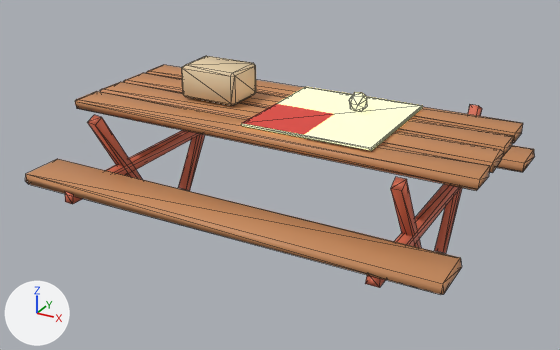
What one commit did to the glTF model public/models/lod2/picnic_table.glb.
Camera for both pictures: a 50 mm lens placed at (2.1, -3.93, 2.34), pointed at (-0.03, -0.07, 0.41). The axes (+X, +Y, +Z) are drawn at lower left. The lights are the same throughout. The picture after the commit comes second. Mesh edges are drawn as thin lines. Where no turn or scale is listed for an object, it has been applied to the vertices. Vertices at exactly the same position are counted once.

Before the edit, the objects in view are built like this:
```python
me_picnic_table_003 = bpy.data.meshes.new('picnic_table.003')
me_picnic_table_003.from_pydata(...)  # 196 vertices, 332 faces; spans x -1.3..1.3, y -0.95..0.95, z -0.53..0.53
me_picnic_table_003.materials.append(mat_toy)
ob_picnic_table = bpy.data.objects.new('picnic_table', me_picnic_table_003)
ob_picnic_table.location = (0.0, 0.0, 0.512)
```
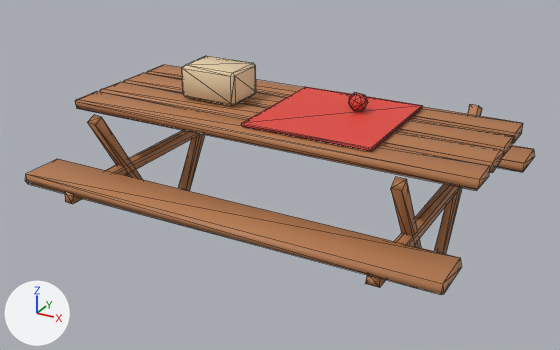
Where the change shows, as pixel boxes [x1, y1, x2, y2] in the pictures (560 x 350 px; the box of a moved part takes in the faces that stretch with it):
part 1 of me_picnic_table_003, moved or reshaped: before [349, 92, 367, 111]; after [348, 93, 368, 111]
part 2 of me_picnic_table_003, surface changed: [25, 64, 535, 294] in both

Diff of the bpy script that builds the scene:
```diff
--- a/public/models/lod2/picnic_table.glb.py
+++ b/public/models/lod2/picnic_table.glb.py
@@ me_picnic_table_003 @@
 me_picnic_table_003.from_pydata(...)  # 196 vertices, 332 faces; spans x -1.3..1.3, y -0.95..0.95, z -0.53..0.53
 # used by ob_picnic_table; location = (0.0, 0.0, 0.512)
+# me_picnic_table_003 part 1
+# 7 vertices are removed from x 0.34..0.45, y 0.04..0.12, z 0.33..0.44
+# 32 faces are deleted
+# 3 vertices move from x 0.36..0.44, y 0.04..0.08, z 0.35..0.43 to x 0.38..0.44, y 0.06..0.09, z 0.33..0.43
+# 9 vertices are added at x 0.34..0.46, y 0.04..0.14, z 0.33..0.44
+# 36 new faces join them
+# me_picnic_table_003 part 2: 290 kept faces spanning x -1.3..1.3, y -0.95..0.95, z -0.53..0.53 get new texture (UV) coordinates
 me_picnic_table_003.materials.append(mat_toy)
```
